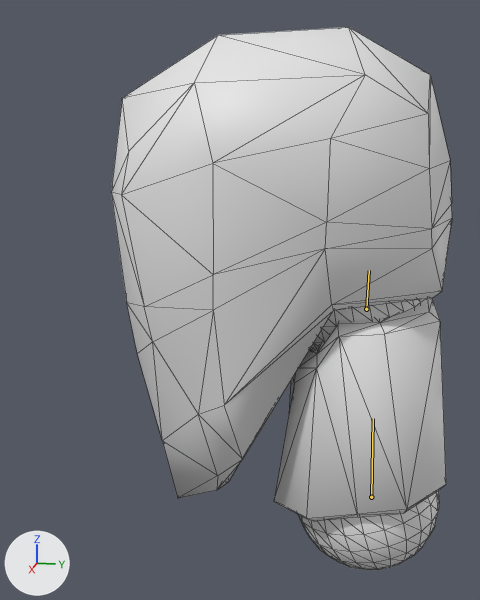
What one commit did to the FBX model The_Hope_Frigate_Massacre/Assets/Meshes/Bodyparts/Head_Scream.fbx.
Rendered twice from a 50 mm lens placed at (0.386, -0.08, 2.2), pointed at (0.003, -0.156, 2.105). The lights are fixed; the arrows at lower left show +X, +Y and +Z. Both versions are drawn at frame 76 of the action 'Take 001'; the numbers are the values there. The bones that bend it are drawn over the model as lines. Mesh edges are drawn as thin lines.

In view in the first picture: 'Body'.
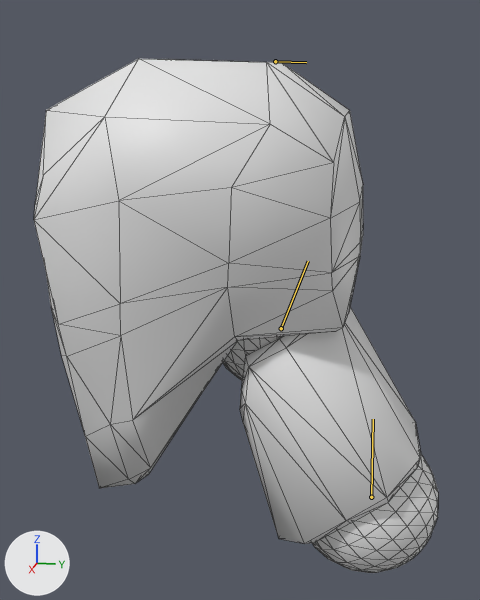
Boxes (x1, y1, x2, y2) around the edits, measured in the pictures (480 x 600 px):
'Body', posed (18% wider)
    before: (111, 27, 452, 570)
    after: (34, 59, 438, 573)
bone 'Spine_Neck', root to tip
    before: (371, 497) to (373, 418)
    after: (371, 497) to (373, 419)
bone 'Spine_Head', root to tip
    before: (366, 309) to (369, 270)
    after: (281, 328) to (308, 261)

The change in detail:
Bone 'Spine_Neck' (bone_spine_neck) turns from (0, -1, 0) to (0, -26, 0) degrees about its own x, y and z.
Bone 'Spine_Head' (bone_spine_head) turns from (0, -6, 0) to (-3, 23, -6) degrees about its own x, y and z.
